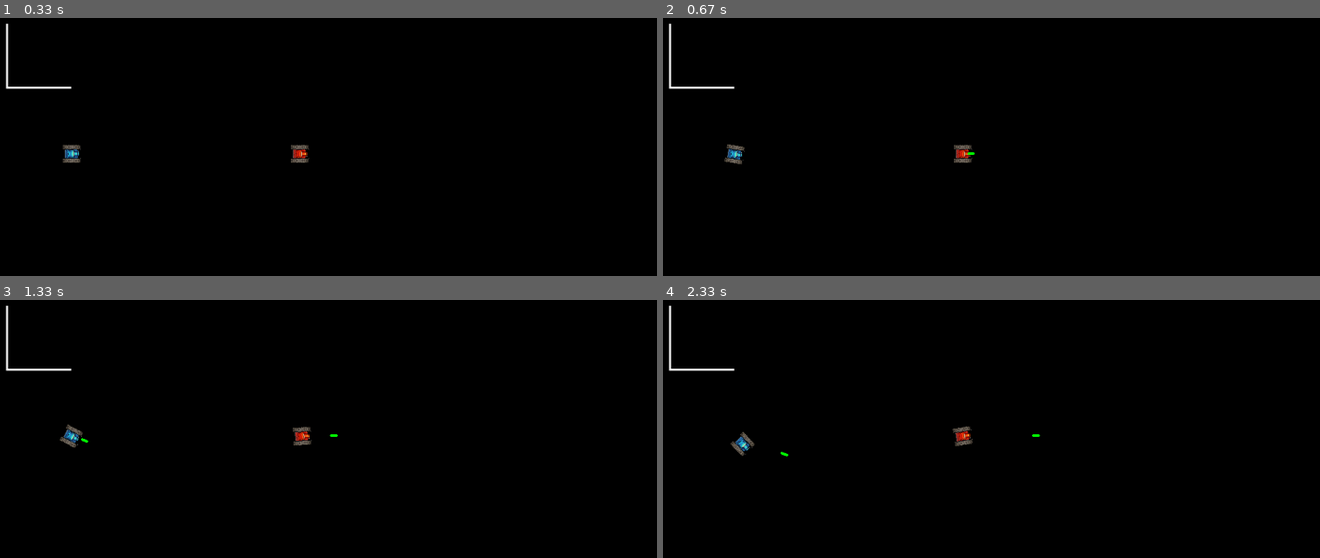
Above: before the commit, frames 1-4 (two rows, left to right).
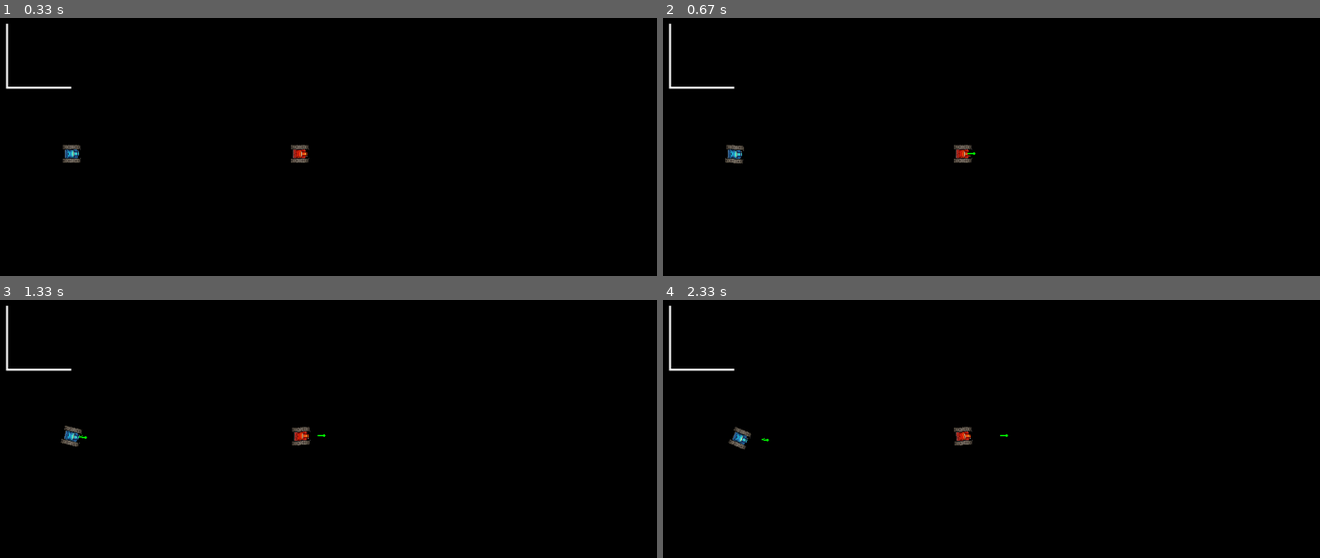
Above: after the commit, the same moments.

Repository: SkullinTheJar/ExamProgram
Game: pygame game, started from main testing.py
The game is run twice, just before and just after one commit, with the same random seed, the same clock (stepped at 60 frames per second) and the same inputs.
Inputs:
- Up to frame 1 (0.33 s): no input
- Up to frame 2 (0.67 s): hold Q from 0.33 s (still down); hold Right from 0.33 s (still down)
- Up to frame 3 (1.33 s): release Q at 0.8 s; release Right at 0.8 s; hold M 0.83-1.3 s; hold Right 0.83-1.3 s; tap F at 0.9, 1.2 s; tap T at 0.98 s
- Up to frame 4 (2.33 s): hold Right 1.33-1.8 s; tap F at 1.4, 1.7, 1.9, 2.23 s; tap G at 1.48 s; hold Up 1.83-2.13 s; hold Right from 2.17 s (still down); tap T at 2.32 s

Frame 1 is identical in both runs. In frame 2, less than 0.1% of the frame differs, in the area x 9-48%, y 49-57%; in frame 3, 0.3%; in frame 4, 0.4%, in the area x 9-58%, y 49-61%.

Commit message:
Co-authored-by: AslakDHTX <AslakAttack@gmail.com>

Diff:
--- a/main testing.py
+++ b/main testing.py
@@ -102,40 +102,45 @@
         self.coords = self.prevCoords
         self.angle = self.prevAngle
 
-
-class LeadProj(pygame.sprite.Sprite):
-    def __init__(self, color, coords, radius, speed, angle, length, screen):
+class Projectile(pygame.sprite.Sprite):
+    def __init__(self, coords, radius, color, screen, length):
         pygame.sprite.Sprite.__init__(self)
+        self.radius = radius
         self.color = color
-        self.radius = radius
+        self.screen = screen
+        self.length = length
+        self.image = pygame.Surface((radius * 2, radius * 2)).convert()
+        pygame.draw.circle(self.image, color, (radius, radius), radius)
+        self.rect = self.image.get_rect()
+        self.rect.center = self.coords = coords
+        self.spawned = False
+
+    def update(self):
+        self.prevCoords = self.coords
+        if self.length > 0:
+            if not self.spawned:
+                self.subProj = SubProj(self.prevCoords, self.radius, self.color, self.screen, self.length - 1, self)
+                self.spawned = True
+            self.subProj.update()
+
+class LeadProj(Projectile):
+    def __init__(self, coords, radius, color, screen, length, speed, angle, timer = 3000):
+        super().__init__(coords, radius, color, screen, length - 1)
         self.speed = speed
         self.angle = angle
-        self.length = length
-        self.image = pygame.Surface((radius * 2, radius * 2)).convert()
         self.image.set_colorkey((0, 0, 0))
-        pygame.draw.circle(self.image, color, (radius, radius), radius)
-        self.rect = self.image.get_rect()
-        self.rect.center = self.coords = coords
-        self.mask = pygame.mask.from_surface(self.image)
-        self.spawned = False
-        self.prevCoords = None
-        self.screen = screen
-
-
-    def update(self):
-        self.prevCoords = self.coords
+        self.mask = pygame.mask.from_surface(self.image)
+        self.startTime = pygame.time.get_ticks()
+        self.timer = timer
+
+    def update(self):
+        super().update()
         self.rect.center = self.coords = updateCoords(self.speed, self.angle, self.coords)
-        if not self.spawned:
-            self.subProj = SubProj(self.prevCoords, self.radius, self.color, self.length - 2, self, self.screen)
-            self.spawned = True
-        self.subProj.update()
+        if pygame.time.get_ticks() > self.startTime + self.timer:
+            self.kill()
 
     def wallCollide(self, walls):
         for wall in walls:
-            '''if self.angle == 0 or self.angle == 90 or self.angle == 180 or self.angle == 270 or self.angle == 360:
-                    self.angle += 180
-                    self.angle %= 360
-            else:'''
             if wall.orient:
                 self.angle = 360 - self.angle
 
@@ -145,30 +150,15 @@
                 if 180 < self.angle < 360:
                     self.angle = 360 - (self.angle - 180)
 
-class SubProj(pygame.sprite.Sprite):
-    def __init__(self, coords, radius, color, n, proj, screen):
-        pygame.sprite.Sprite.__init__(self)
-        self.radius = radius
-        self.color = color
-        self.n = n
-        self.image = pygame.Surface((radius * 2, radius * 2)).convert()
-        self.image.set_colorkey((0, 0, 0))
-        pygame.draw.circle(self.image, color, (radius, radius), radius)
-        self.rect = self.image.get_rect()
-        self.rect.center = self.coords = coords
-        self.spawned = False
+class SubProj(Projectile):
+    def __init__(self, coords, radius, color, screen, length, proj):
+        super().__init__(coords, radius, color, screen, length)
         self.proj = proj
-        self.prevCoords = None
         self.screen = screen
 
     def update(self):
-        self.prevCoords = self.coords
+        super().update()
         self.coords = self.proj.prevCoords
-        if self.n > 0:
-            if not self.spawned:
-                self.subProj = SubProj(self.prevCoords, self.radius, self.color, self.n - 1, self, self.screen)
-                self.spawned = True
-            self.subProj.update()
         self.rect.center = self.coords
         self.screen.blit(self.image, self.rect)
 
@@ -203,7 +193,7 @@
         #self.player2 = Player(2, (300, 300), 0.5, 0.5, 'C:/Users/WaffleFlower/Desktop/Skole/Programmering/ExamProgram/blue_tank_exp.png')
         self.players = pygame.sprite.Group(self.player1, self.player2)
         self.lasers = pygame.sprite.Group()
-        self.lastShot = 0
+        self.lastShot = -cooldown
         self.walls = pygame.sprite.Group(Wall((200, 200), True), Wall((200, 200), False))
         #self.rects = [self.player1.rect, self.player2.rect]
 
@@ -223,30 +213,41 @@
         #self.rects[1] = self.players.sprites()[1].rect
         if pygame.time.get_ticks() > self.lastShot + self.cooldown:
             if keys[pygame.K_q]:
-                self.lasers.add(LeadProj((0, 255, 0), updateCoords(10, self.player1.angle, self.player1.coords), 2, 1, self.player1.angle, self.laserLength, self.screen))
+                #coords, radius, color, screen, length, speed, angle
+                self.lasers.add(LeadProj(updateCoords(10, self.player1.angle, self.player1.coords), 2, (0, 255, 0), self.screen, self.laserLength, 1, self.player1.angle,))
                 #self.rects.append(self.laserGroups[-1].sprites()[0].rect)
+                self.lastShot = pygame.time.get_ticks()
             if keys[pygame.K_m]:
-                self.lasers.add(LeadProj((0, 255, 0), updateCoords(10, self.player2.angle, self.player2.coords), 2, 1, self.player2.angle, self.laserLength, self.screen))
+                self.lasers.add(LeadProj(updateCoords(10, self.player2.angle, self.player2.coords), 2, (0, 255, 0), self.screen, self.laserLength, 1, self.player2.angle,))
                 #self.rects.append(self.laserGroups[-1].sprites()[0].rect)
-            self.lastShot = pygame.time.get_ticks()
-
-
-        collisions = pygame.sprite.groupcollide(self.players, self.walls, False, False)
-        for player in collisions:
-            if collisions[player].__len__() > 0:
-                collisions = pygame.sprite.groupcollide(self.players, self.walls, False, False, pygame.sprite.collide_mask)
-                for player in collisions:
-                    if collisions[player].__len__() > 0:
-                        player.wallCollide()
-
-
-        collisions = pygame.sprite.groupcollide(self.lasers, self.walls, False, False)
-        for leadProj in collisions:
-            if collisions[leadProj].__len__() > 0:
-                collisions = pygame.sprite.groupcollide(self.lasers, self.walls, False, False, pygame.sprite.collide_mask)
-                for leadProj in collisions:
-                    if collisions[leadProj].__len__() > 0:
-                        leadProj.wallCollide(collisions[leadProj])
+                self.lastShot = pygame.time.get_ticks()
+
+        self.collideGroups(self.players, self.walls, 'player-wall')
+        self.collideGroups(self.lasers, self.walls, 'laser-wall')
+        #self.collideGroups()
+
+    def collideGroups(self, group1, group2, resultType):
+        collisions = pygame.sprite.groupcollide(group1, group2, False, False)
+        for sprite in collisions:
+            if collisions[sprite].__len__() > 0:
+                collisions = pygame.sprite.groupcollide(group1, group2, False, False, pygame.sprite.collide_mask)
+                for sprite in collisions:
+                    if collisions[sprite].__len__() > 0:
+                        if resultType == 'player-wall':
+                            sprite.wallCollide()
+                        if resultType == 'laser-wall':
+                            sprite.wallCollide(collisions[sprite])
+
+
+
+        #
+        # collisions = pygame.sprite.groupcollide(self.lasers, self.walls, False, False)
+        # for leadProj in collisions:
+        #     if collisions[leadProj].__len__() > 0:
+        #         collisions = pygame.sprite.groupcollide(self.lasers, self.walls, False, False, pygame.sprite.collide_mask)
+        #         for leadProj in collisions:
+        #             if collisions[leadProj].__len__() > 0:
+        #                 leadProj.wallCollide(collisions[leadProj])
 
 
         #pygame.display.update(self.rects)
